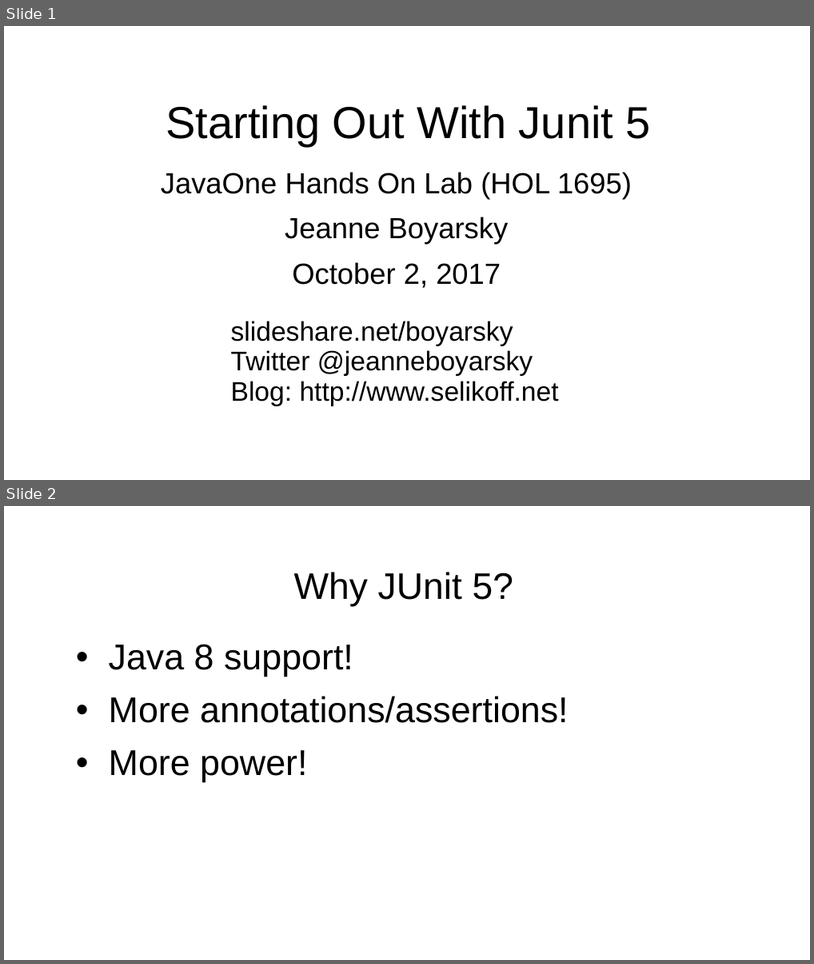
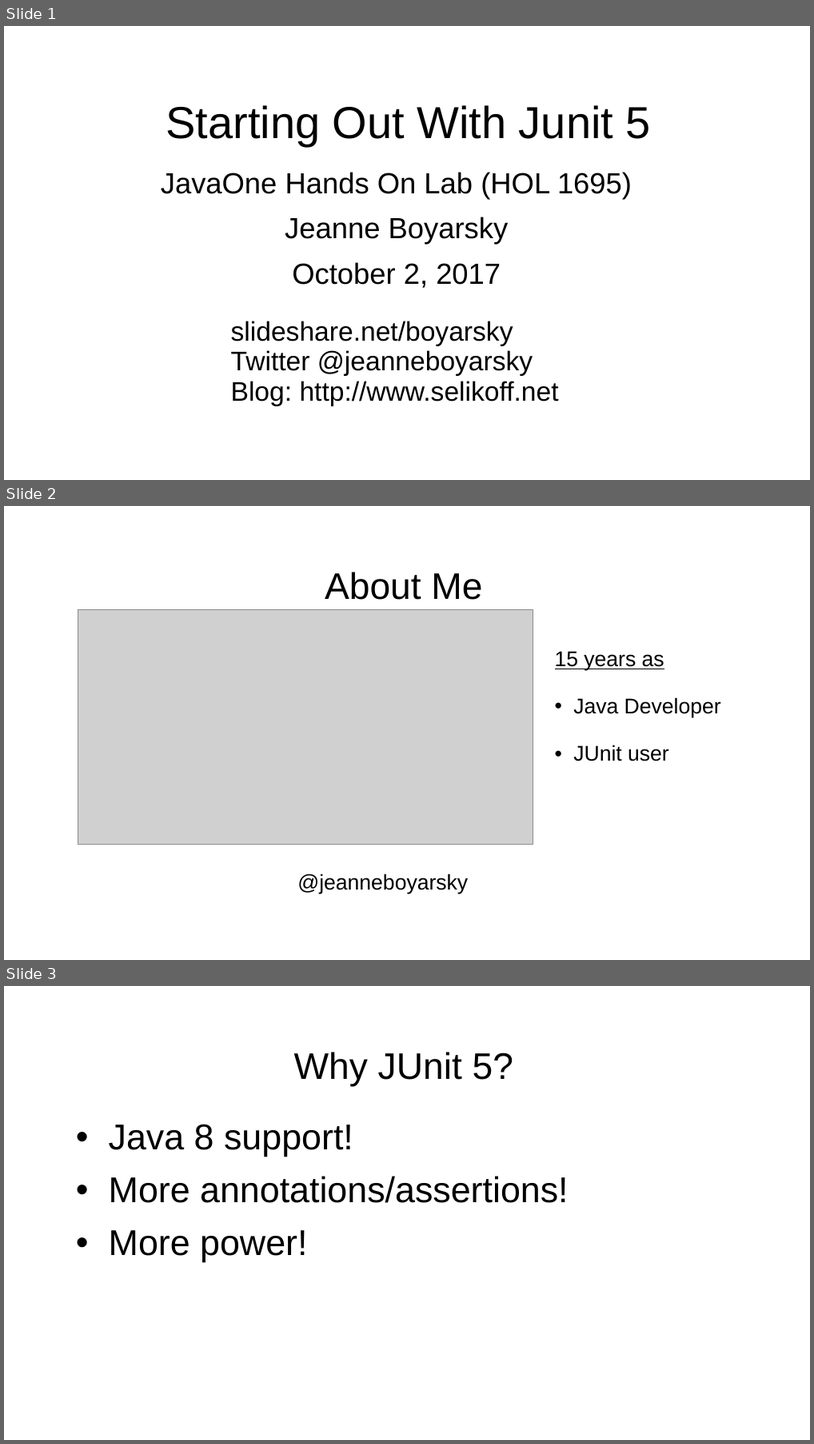
Before and after one commit to boyarsky/JavaOne2017-HOL-JUnit5, a slide deck: JUnit 5 HOL Intro Presentation.ppt. Shown one above the other, each under a label of ours: slides 1 and 2 before the commit, slides 1, 2 and 3 after it. The pictures are 814x964 and 814x1444 pixels, drawn with LibreOffice and Linux fonts; fonts in the diff are those of the drawing; grey boxes stand for pictures; background and template pictures are left out. Boxes give left, top, right and bottom in pixels: in the first picture for what was removed or moved away, otherwise in the second. Text is boxed around its words. In the diff, an @@ line names an element or a change of style, - is before the commit and + after.

```diff
--- a/JUnit 5 HOL Intro Presentation.ppt
+++ b/JUnit 5 HOL Intro Presentation.ppt
@@ slide 2 added at (4,506,810,960), background picture (left out) @@
@@ title added at (325,572,482,600), 33 pt, text #000000 @@
+About Me
@@ picture added at (78,609,533,844) @@
@@ text added at (555,651,722,761), 19 pt, text #000000 @@
+15 years as
+• Java Developer
+• JUnit user
@@ text added at (298,873,468,893), 19 pt, text #000000 @@
+@jeanneboyarsky
@@ what was slide 2 is now slide 3 @@
```
Also in this commit, not shown: 1 slide changed.
